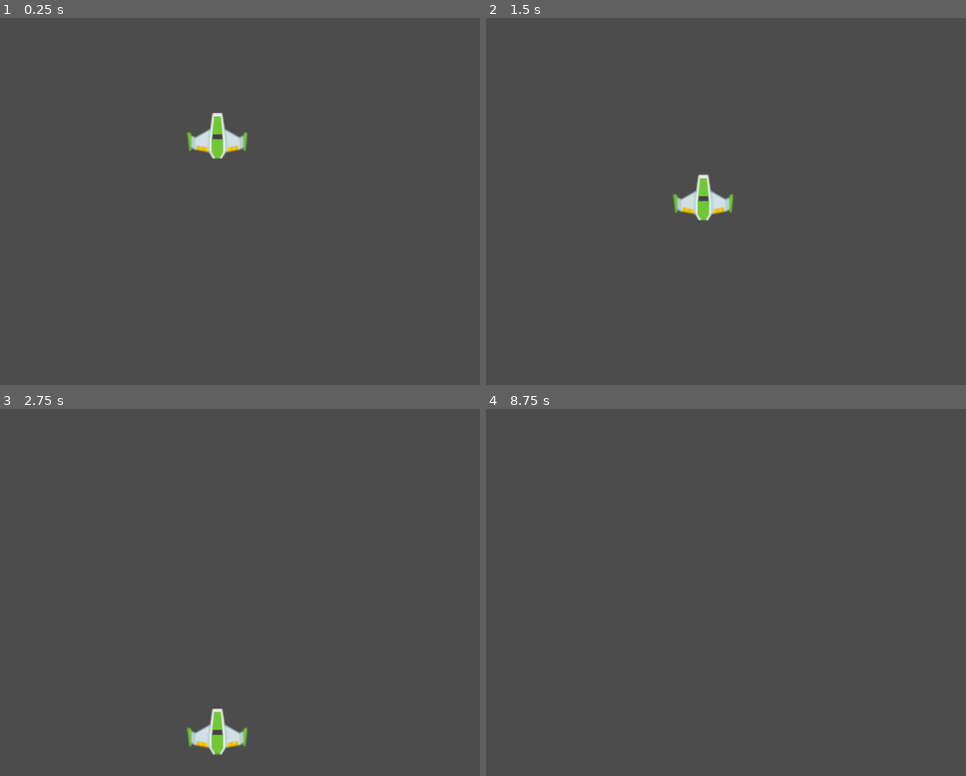
Above: before the commit, frames 1-4 (two rows, left to right).
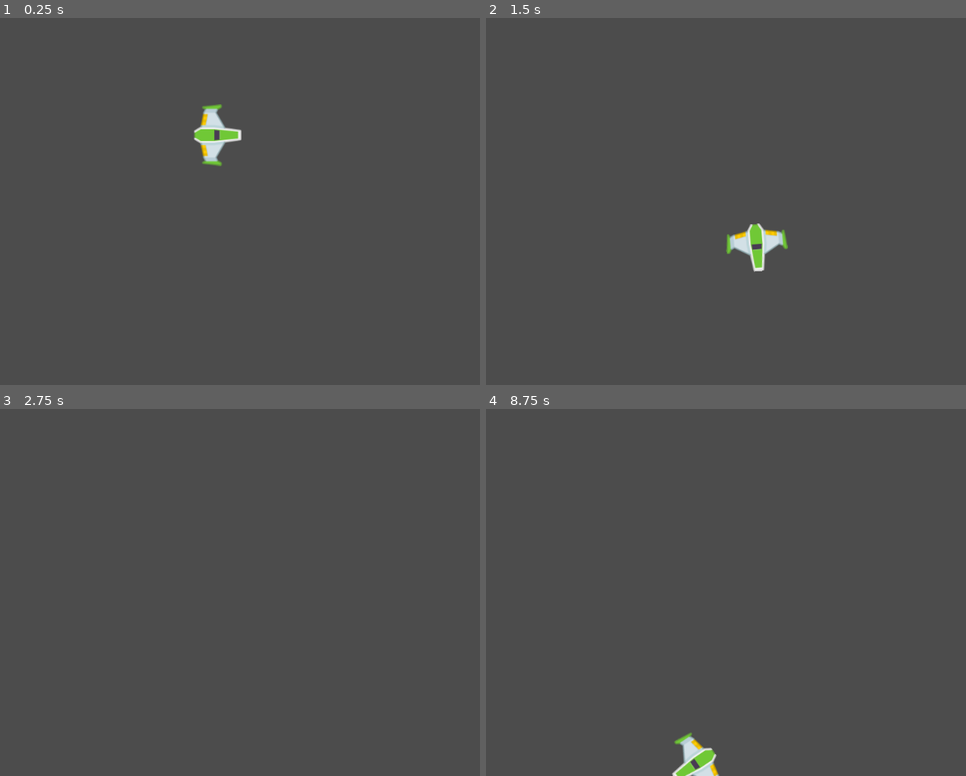
Above: after the commit, the same moments.

Repository: Nahuel1025/Odisea_Mete-rica
Game: Godot game, scene res://Juego/Niveles/NivelTest.tscn
The game is run twice, just before and just after one commit, with the same random seed, the same clock (stepped at 60 frames per second) and the same inputs.
Inputs:
- Up to frame 1 (0.25 s): no input
- Up to frame 2 (1.5 s): hold Up (mover_adelante, bound only after the commit) 0.53-1.28 s; hold Right (Rotar_Horario, bound only after the commit) 0.53-1.28 s; tap Left (Rotar_antihorario, bound only after the commit) at 0.8, 1.35 s; hold Down (mover_atras, bound only after the commit) from 1.28 s (still down)
- Up to frame 3 (2.75 s): tap Right (Rotar_Horario, bound only after the commit) at 1.55 s; release Down (mover_atras, bound only after the commit) at 2.03 s; hold Up (mover_adelante, bound only after the commit) from 2.03 s (still down); hold Right (Rotar_Horario, bound only after the commit) from 2.03 s (still down); tap Left (Rotar_antihorario, bound only after the commit) at 2.3 s
- Up to frame 4 (8.75 s): release Right (Rotar_Horario, bound only after the commit) at 2.78 s; tap Left (Rotar_antihorario, bound only after the commit) at 2.85, 3.8, 4.35, 5.3, 5.85, 6.8, 7.35, 8.3 s; tap Right (Rotar_Horario, bound only after the commit) every 1.5 s from 3.05 to 7.55 s; tap Enter at 3.5, 5, 6.5 s; release Up (mover_adelante, bound only after the commit) at 3.53 s; hold Right (Rotar_Horario, bound only after the commit) 3.53-4.28 s; hold Down (mover_atras, bound only after the commit) 3.53-5.78 s; tap Space at 4.25, 5.75, 7.25 s; hold Right (Rotar_Horario, bound only after the commit) 5.03-5.78 s; hold Up (mover_adelante, bound only after the commit) 5.78-8.03 s; hold Right (Rotar_Horario, bound only after the commit) 6.53-7.28 s; hold Down (mover_atras, bound only after the commit) from 8.03 s (still down); hold Right (Rotar_Horario, bound only after the commit) from 8.03 s (still down)

The runs differ from the first frame. In frame 1, 1.1% of the frame differs, in the area x 38-52%, y 23-41%; in frame 2, 1.6%, in the area x 38-63%, y 42-70%; in frame 3, 0.8%; in frame 4, 0.7%.

Commit message:
movimiento_nave

Diff:
--- /dev/null
+++ b/Juego/Naves/NaveCapricornio/NaveCapricornio.gd
@@ -0,0 +1,39 @@
+class_name Player
+extends RigidBody2D
+
+## Atributos Export
+export var potencia_motor:int = 20
+export var potencia_rotacion:int = 280
+
+## Metodos
+func _integrate_forces(state: Physics2DDirectBodyState) -> void:
+	apply_central_impulse(empuje.rotated(rotation))
+	apply_torque_impulse(dir_rotacion * potencia_rotacion)
+
+
+func _process(delta: float) -> void:
+	player_input()
+
+
+
+
+func player_input() -> void:
+	# Empuje
+	empuje= Vector2.ZERO
+	if Input.is_action_pressed("mover_adelante"):
+		empuje = Vector2(potencia_motor, 0)
+	elif Input.is_action_pressed("mover_atras"):
+		empuje = Vector2(-potencia_motor, 0)
+
+	# Rotacion
+	dir_rotacion = 0
+	if Input.is_action_pressed("Rotar_antihorario"):
+		dir_rotacion -= 1
+	elif Input.is_action_pressed("Rotar_Horario"):
+		dir_rotacion += 1
+
+
+
+
+var empuje:Vector2 = Vector2.ZERO
+var dir_rotacion:int = 0
--- a/Juego/Naves/NaveCapricornio/NaveCapricornio.tscn
+++ b/Juego/Naves/NaveCapricornio/NaveCapricornio.tscn
@@ -1,17 +1,28 @@
-[gd_scene load_steps=4 format=2]
+[gd_scene load_steps=5 format=2]
 
 [ext_resource path="res://Juego/Naves/NaveCapricornio/NaveCapricornio.png" type="Texture" id=1]
+[ext_resource path="res://Juego/Naves/NaveCapricornio/NaveCapricornio.gd" type="Script" id=2]
 
 [sub_resource type="PhysicsMaterial" id=2]
+friction = 0.0
 
 [sub_resource type="CircleShape2D" id=1]
 radius = 35.6931
 
 [node name="NaveCapricornio" type="RigidBody2D"]
+mass = 0.14
 physics_material_override = SubResource( 2 )
 can_sleep = false
+linear_damp = 1.0
+angular_damp = 4.0
+script = ExtResource( 2 )
+potencia_motor = 10
+potencia_rotacion = 180
 
 [node name="Sprite" type="Sprite" parent="."]
+position = Vector2( 0.75, -1.25 )
+rotation = 1.5708
+scale = Vector2( 1.01515, 1.03333 )
 texture = ExtResource( 1 )
 
 [node name="CollisionShape2D" type="CollisionShape2D" parent="."]
--- a/project.godot
+++ b/project.godot
@@ -7,6 +7,16 @@
 ;   param=value ; assign values to parameters
 
 config_version=4
+
+_global_script_classes=[ {
+"base": "RigidBody2D",
+"class": "Player",
+"language": "GDScript",
+"path": "res://Juego/Naves/NaveCapricornio/NaveCapricornio.gd"
+} ]
+_global_script_class_icons={
+"Player": ""
+}
 
 [application]
 
@@ -18,6 +28,33 @@
 
 common/drop_mouse_on_gui_input_disabled=true
 
+[input]
+
+mover_adelante={
+"deadzone": 0.5,
+"events": [ Object(InputEventKey,"resource_local_to_scene":false,"resource_name":"","device":0,"alt":false,"shift":false,"control":false,"meta":false,"command":false,"pressed":false,"scancode":16777232,"physical_scancode":0,"unicode":0,"echo":false,"script":null)
+, Object(InputEventKey,"resource_local_to_scene":false,"resource_name":"","device":0,"alt":false,"shift":false,"control":false,"meta":false,"command":false,"pressed":false,"scancode":87,"physical_scancode":0,"unicode":0,"echo":false,"script":null)
+ ]
+}
+mover_atras={
+"deadzone": 0.5,
+"events": [ Object(InputEventKey,"resource_local_to_scene":false,"resource_name":"","device":0,"alt":false,"shift":false,"control":false,"meta":false,"command":false,"pressed":false,"scancode":16777234,"physical_scancode":0,"unicode":0,"echo":false,"script":null)
+, Object(InputEventKey,"resource_local_to_scene":false,"resource_name":"","device":0,"alt":false,"shift":false,"control":false,"meta":false,"command":false,"pressed":false,"scancode":83,"physical_scancode":0,"unicode":0,"echo":false,"script":null)
+ ]
+}
+Rotar_Horario={
+"deadzone": 0.5,
+"events": [ Object(InputEventKey,"resource_local_to_scene":false,"resource_name":"","device":0,"alt":false,"shift":false,"control":false,"meta":false,"command":false,"pressed":false,"scancode":16777233,"physical_scancode":0,"unicode":0,"echo":false,"script":null)
+, Object(InputEventKey,"resource_local_to_scene":false,"resource_name":"","device":0,"alt":false,"shift":false,"control":false,"meta":false,"command":false,"pressed":false,"scancode":68,"physical_scancode":0,"unicode":0,"echo":false,"script":null)
+ ]
+}
+Rotar_antihorario={
+"deadzone": 0.5,
+"events": [ Object(InputEventKey,"resource_local_to_scene":false,"resource_name":"","device":0,"alt":false,"shift":false,"control":false,"meta":false,"command":false,"pressed":false,"scancode":16777231,"physical_scancode":0,"unicode":0,"echo":false,"script":null)
+, Object(InputEventKey,"resource_local_to_scene":false,"resource_name":"","device":0,"alt":false,"shift":false,"control":false,"meta":false,"command":false,"pressed":false,"scancode":65,"physical_scancode":0,"unicode":0,"echo":false,"script":null)
+ ]
+}
+
 [physics]
 
 common/enable_pause_aware_picking=true
